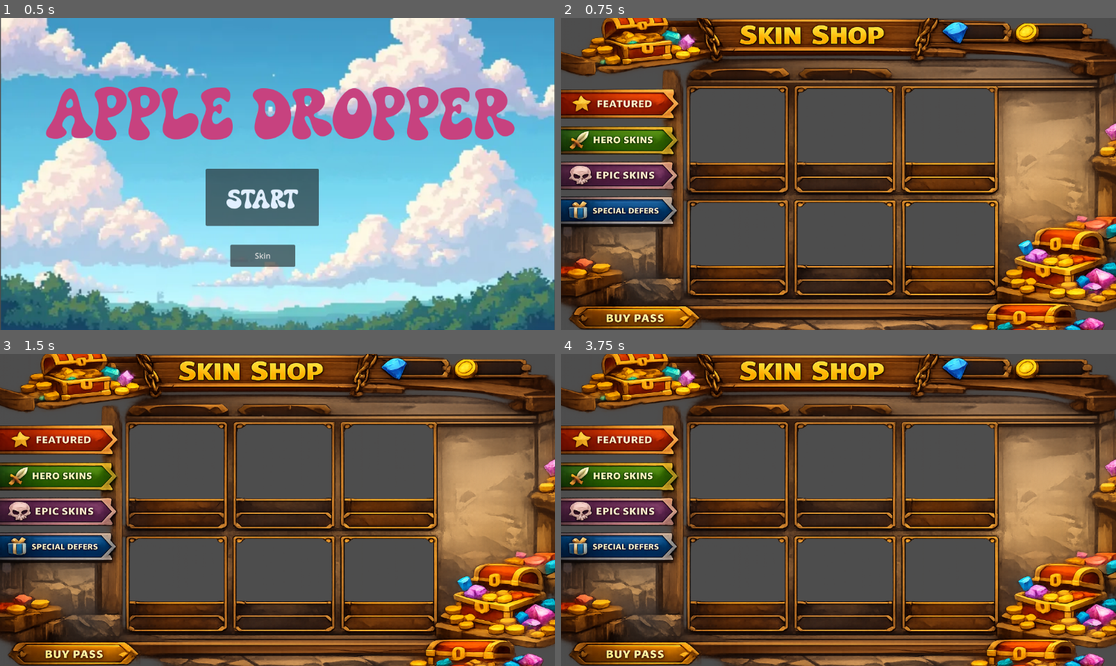
Above: before the commit, frames 1-4 (two rows, left to right).
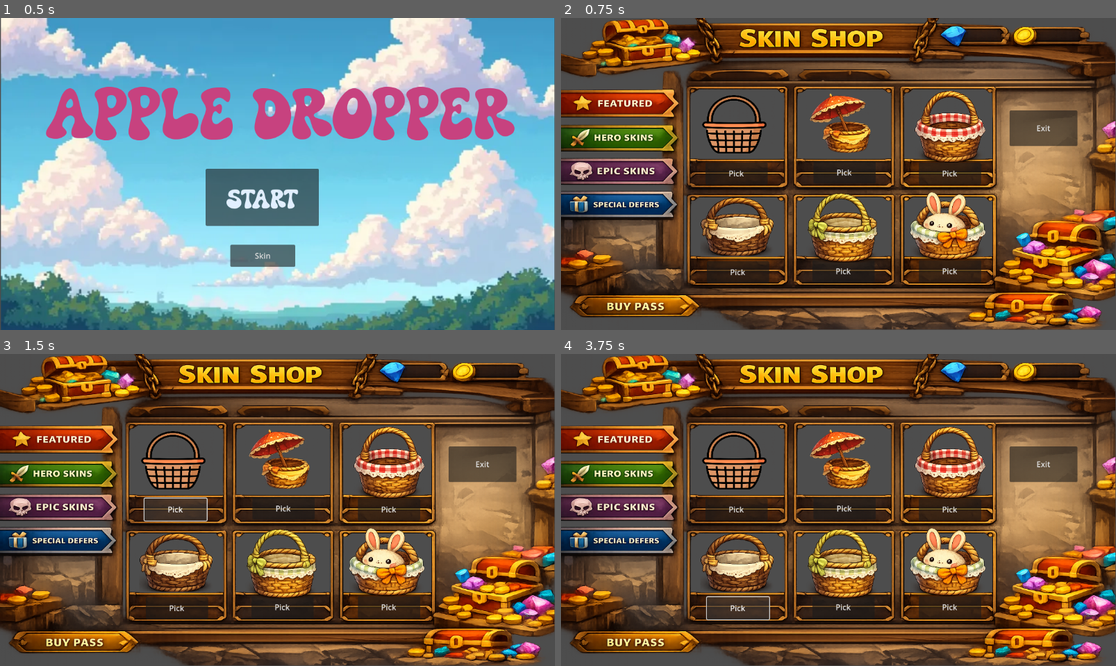
Above: after the commit, the same moments.

Repository: Milad704/Apple-Dropper
Game: Godot game, scene res://start_screen.tscn
The game is run twice, just before and just after one commit, with the same random seed, the same clock (stepped at 60 frames per second) and the same inputs. Before the commit the project has no main scene; this scene is started directly in both runs.
Inputs (mouse positions are in pixels of both pictures, inside the frame that each line leads up to):
- Up to frame 1 (0.5 s): no input
- Up to frame 2 (0.75 s): click "Skin" at 0.5 s
- Up to frame 3 (1.5 s): click (177, 510) at 1.25 s, where only the run after the commit has a clickable "Pick"
- Up to frame 4 (3.75 s): click (844, 510) at 2 s, where only the run after the commit has a clickable "Pick"; click (949, 510) at 2.75 s, where only the run after the commit has a clickable "Pick"; click (738, 606) at 3.5 s, where only the run after the commit has a clickable "Pick"

Frame 1 is identical in both runs. In frame 2, 58% of the frame differs, in the area x 0-100%, y 0-100%; in frame 3, 58%; in frame 4, 58%.

Commit message:
finished skin shop, should be able to swittch the skin.

Diff:
--- /dev/null
+++ b/appledropper/SkinManager.gd
@@ -0,0 +1,11 @@
+extends Node
+
+signal basket_skin_changed(id: String)
+
+var basket_skin_id: String = "basket_01"
+
+func set_basket_skin(id: String) -> void:
+	if basket_skin_id == id:
+		return
+	basket_skin_id = id
+	basket_skin_changed.emit(basket_skin_id)
--- a/appledropper/betterapple.tscn
+++ b/appledropper/betterapple.tscn
@@ -7,7 +7,6 @@
 [ext_resource type="Script" uid="uid://blt22idvevcsg" path="res://goldenapple.gd" id="3_scsih"]
 [ext_resource type="Texture2D" uid="uid://cs574ewwcc8he" path="res://icons8-minecraft-golden-apple-96.png" id="4_xxvis"]
 [ext_resource type="AudioStream" uid="uid://do1vhw742nq7l" path="res://funky_chiptune.ogg" id="5_ef0tj"]
-[ext_resource type="Texture2D" uid="uid://bqiedg1nyayid" path="res://favpng_a9fd9110c6a75084485040168848c7e7.png" id="6_scsih"]
 [ext_resource type="Script" uid="uid://oahvo3umfr5a" path="res://hp_label.gd" id="7_xxvis"]
 [ext_resource type="Script" uid="uid://bmawsyqao4exl" path="res://obstacle.gd" id="10_rmopt"]
 [ext_resource type="Texture2D" uid="uid://bsdbe5qdxdjcx" path="res://0359dd78-47bd-434b-8e5a-66c6e8b09c38.png" id="10_ypymp"]
@@ -27,9 +26,6 @@
 
 [sub_resource type="RectangleShape2D" id="RectangleShape2D_scsih"]
 
-[sub_resource type="CircleShape2D" id="CircleShape2D_xxvis"]
-radius = 1373.1049
-
 [sub_resource type="RectangleShape2D" id="RectangleShape2D_6k68e"]
 
 [sub_resource type="RectangleShape2D" id="RectangleShape2D_ypymp"]
@@ -46,6 +42,7 @@
 position = Vector2(529, 627)
 collision_mask = 15
 script = ExtResource("1_be4px")
+skin_id = null
 
 [node name="Sprite2D" type="Sprite2D" parent="Basket"]
 position = Vector2(8.500007, -15.13888)
@@ -128,18 +125,6 @@
 stream = ExtResource("5_ef0tj")
 autoplay = true
 
-[node name="frozen apple" type="CharacterBody2D" parent="."]
-position = Vector2(486.00003, 54)
-scale = Vector2(0.0058953697, 0.005622368)
-
-[node name="Sprite2D" type="Sprite2D" parent="frozen apple"]
-position = Vector2(1, 5)
-texture = ExtResource("6_scsih")
-
-[node name="CollisionShape2D" type="CollisionShape2D" parent="frozen apple"]
-position = Vector2(-81, 269)
-shape = SubResource("CircleShape2D_xxvis")
-
 [node name="StaticBody2D" type="StaticBody2D" parent="."]
 
 [node name="Sprite2D" type="Sprite2D" parent="StaticBody2D"]
--- a/appledropper/betterbasket.gd
+++ b/appledropper/betterbasket.gd
@@ -1,4 +1,16 @@
 extends Area2D
+
+@onready var sprite: Sprite2D = $Sprite2D
+# set up skins
+const BASKET_TEXTURES := {
+	"basket_01": preload("res://wicker-basket.png"),
+	"basket_02": preload("res://basket11.png"),
+	"basket_03": preload("res://basket2.png"),
+	"basket_04": preload("res://basket3.png"),
+	"basket_05": preload("res://basket4.png"),
+	"basket_06": preload("res://basket6.png"),
+}
+@export var skin_id: String = "basket_01"
 
 var score_label
 var obstacle
@@ -15,6 +27,10 @@
 func _ready():
 	score_label = get_node("/root/Node2D/ScoreLabel")
 	obstacle = get_node("/root/Node2D/Obstacle")  # your obstacle node
+	_apply_skin(SkinManager.basket_skin_id)
+func _apply_skin(id: String) -> void:
+	if BASKET_TEXTURES.has(id):
+		sprite.texture = BASKET_TEXTURES[id]
 
 func _process(delta):
 	if Input.is_key_pressed(KEY_LEFT):
--- /dev/null
+++ b/appledropper/control.gd
@@ -0,0 +1,25 @@
+extends Control
+
+
+
+func _on_basket_01_pressed() -> void:
+	SkinManager.set_basket_skin("basket_01")
+
+func _on_basket_02_pressed() -> void:
+	SkinManager.set_basket_skin("basket_02")
+
+func _on_basket_03_pressed() -> void:
+	SkinManager.set_basket_skin("basket_03")
+
+func _on_basket_04_pressed() -> void:
+	SkinManager.set_basket_skin("basket_04")
+
+func _on_basket_05_pressed() -> void:
+	SkinManager.set_basket_skin("basket_05")
+
+func _on_basket_06_pressed() -> void:
+	SkinManager.set_basket_skin("basket_06")
+
+
+func _on_exit_pressed() -> void:
+	get_tree().change_scene_to_file("res://start_screen.tscn")
--- a/appledropper/death_screen.gd
+++ b/appledropper/death_screen.gd
@@ -4,4 +4,4 @@
 
 
 func _on_retry_button_down():
-	get_tree().change_scene_to_file("res://betterapple.tscn")
+	get_tree().change_scene_to_file("res://start_screen.tscn")
--- a/appledropper/project.godot
+++ b/appledropper/project.godot
@@ -11,12 +11,14 @@
 [application]
 
 config/name="appledropper"
+run/main_scene="uid://cfa56jkenl5mb"
 config/features=PackedStringArray("4.5", "Forward Plus")
 config/icon="res://icon.svg"
 
 [autoload]
 
 Global="*res://health.gd"
+SkinManager="*res://SkinManager.gd"
 
 [layer_names]
 
--- /dev/null
+++ b/appledropper/shop.tscn
@@ -0,0 +1,118 @@
+[gd_scene load_steps=9 format=3 uid="uid://d2jnplqc0ynq6"]
+
+[ext_resource type="Script" uid="uid://c8e8w7gvlx56n" path="res://control.gd" id="1_myf4l"]
+[ext_resource type="Texture2D" uid="uid://dk0pqqbn323nk" path="res://ChatGPT Image Jan 6, 2026, 01_52_21 PM.png" id="2_p5a0g"]
+[ext_resource type="Texture2D" uid="uid://by7ainh8na04c" path="res://wicker-basket.png" id="3_xqmyw"]
+[ext_resource type="Texture2D" uid="uid://6v3xbu73l1yp" path="res://Basket11.png" id="4_sw5c6"]
+[ext_resource type="Texture2D" uid="uid://dlbetjsc3lxe6" path="res://basket2.png" id="5_msgp6"]
+[ext_resource type="Texture2D" uid="uid://bkuujt5x7osws" path="res://basket6.png" id="6_e23gp"]
+[ext_resource type="Texture2D" uid="uid://ccr4tyc2wglwf" path="res://basket5.png" id="7_rrolr"]
+[ext_resource type="Texture2D" uid="uid://bl66410hembu6" path="res://basket4.png" id="8_gldgk"]
+
+[node name="Control" type="Control"]
+layout_mode = 3
+anchors_preset = 15
+anchor_right = 1.0
+anchor_bottom = 1.0
+grow_horizontal = 2
+grow_vertical = 2
+script = ExtResource("1_myf4l")
+
+[node name="ChatGptImageJan6,2026,015221Pm" type="Sprite2D" parent="."]
+position = Vector2(575.5, 323)
+scale = Vector2(0.74934894, 0.6328125)
+texture = ExtResource("2_p5a0g")
+
+[node name="Basket_01" type="Button" parent="."]
+layout_mode = 0
+offset_left = 300.0
+offset_top = 300.0
+offset_right = 429.0
+offset_bottom = 346.0
+text = "Pick"
+
+[node name="Basket_02" type="Button" parent="."]
+layout_mode = 0
+offset_left = 524.0
+offset_top = 298.0
+offset_right = 653.0
+offset_bottom = 344.0
+text = "Pick"
+
+[node name="Basket_03" type="Button" parent="."]
+layout_mode = 0
+offset_left = 743.0
+offset_top = 300.0
+offset_right = 872.0
+offset_bottom = 346.0
+text = "Pick"
+
+[node name="Basket_04" type="Button" parent="."]
+layout_mode = 0
+offset_left = 303.0
+offset_top = 505.0
+offset_right = 432.0
+offset_bottom = 551.0
+text = "Pick"
+
+[node name="Basket_05" type="Button" parent="."]
+layout_mode = 0
+offset_left = 522.0
+offset_top = 503.0
+offset_right = 651.0
+offset_bottom = 549.0
+text = "Pick"
+
+[node name="Basket_06" type="Button" parent="."]
+layout_mode = 0
+offset_left = 743.0
+offset_top = 503.0
+offset_right = 872.0
+offset_bottom = 549.0
+text = "Pick"
+
+[node name="WickerBasket" type="Sprite2D" parent="."]
+position = Vector2(360.00003, 220.99997)
+scale = Vector2(0.26171872, 0.23632815)
+texture = ExtResource("3_xqmyw")
+
+[node name="Basket11" type="Sprite2D" parent="."]
+position = Vector2(580.00006, 218)
+scale = Vector2(0.34889483, 0.31015956)
+texture = ExtResource("4_sw5c6")
+
+[node name="Basket2" type="Sprite2D" parent="."]
+position = Vector2(807.99994, 226.00002)
+scale = Vector2(0.39814806, 0.40616447)
+texture = ExtResource("5_msgp6")
+
+[node name="Basket6" type="Sprite2D" parent="."]
+position = Vector2(803, 433)
+scale = Vector2(0.4875, 0.44637224)
+texture = ExtResource("6_e23gp")
+
+[node name="Basket5" type="Sprite2D" parent="."]
+position = Vector2(584, 436)
+scale = Vector2(0.42, 0.44444445)
+texture = ExtResource("7_rrolr")
+
+[node name="Basket4" type="Sprite2D" parent="."]
+position = Vector2(365, 433)
+scale = Vector2(0.48028395, 0.43705034)
+texture = ExtResource("8_gldgk")
+
+[node name="Exit" type="Button" parent="."]
+layout_mode = 0
+offset_left = 931.0
+offset_top = 192.0
+offset_right = 1072.0
+offset_bottom = 266.0
+text = "Exit"
+
+[connection signal="pressed" from="Basket_01" to="." method="_on_basket_01_pressed"]
+[connection signal="pressed" from="Basket_02" to="." method="_on_basket_02_pressed"]
+[connection signal="pressed" from="Basket_03" to="." method="_on_basket_03_pressed"]
+[connection signal="pressed" from="Basket_04" to="." method="_on_basket_04_pressed"]
+[connection signal="pressed" from="Basket_05" to="." method="_on_basket_05_pressed"]
+[connection signal="pressed" from="Basket_06" to="." method="_on_basket_06_pressed"]
+[connection signal="pressed" from="Exit" to="." method="_on_exit_pressed"]
--- a/appledropper/start_screen.gd
+++ b/appledropper/start_screen.gd
@@ -7,4 +7,4 @@
 
 
 func _on_skin_page_button_down() -> void:
-	get_tree().change_scene_to_file("res://store_page.tscn")
+	get_tree().change_scene_to_file("res://shop.tscn")
--- a/appledropper/store_page.tscn
+++ /dev/null
@@ -1,10 +0,0 @@
-[gd_scene load_steps=2 format=3 uid="uid://btc5n21nnd780"]
-
-[ext_resource type="Texture2D" uid="uid://dk0pqqbn323nk" path="res://ChatGPT Image Jan 6, 2026, 01_52_21 PM.png" id="1_pdc0t"]
-
-[node name="Store Page" type="Node2D"]
-
-[node name="ChatGptImageJan6,2026,015221Pm" type="Sprite2D" parent="."]
-position = Vector2(577.49994, 331.99997)
-scale = Vector2(0.7545573, 0.6679688)
-texture = ExtResource("1_pdc0t")
Not shown, added: appledropper/SkinManager.gd.uid
Not shown: 1 places in appledropper/betterapple.tscn that only renumber resources
Not shown, added: appledropper/control.gd.uid
